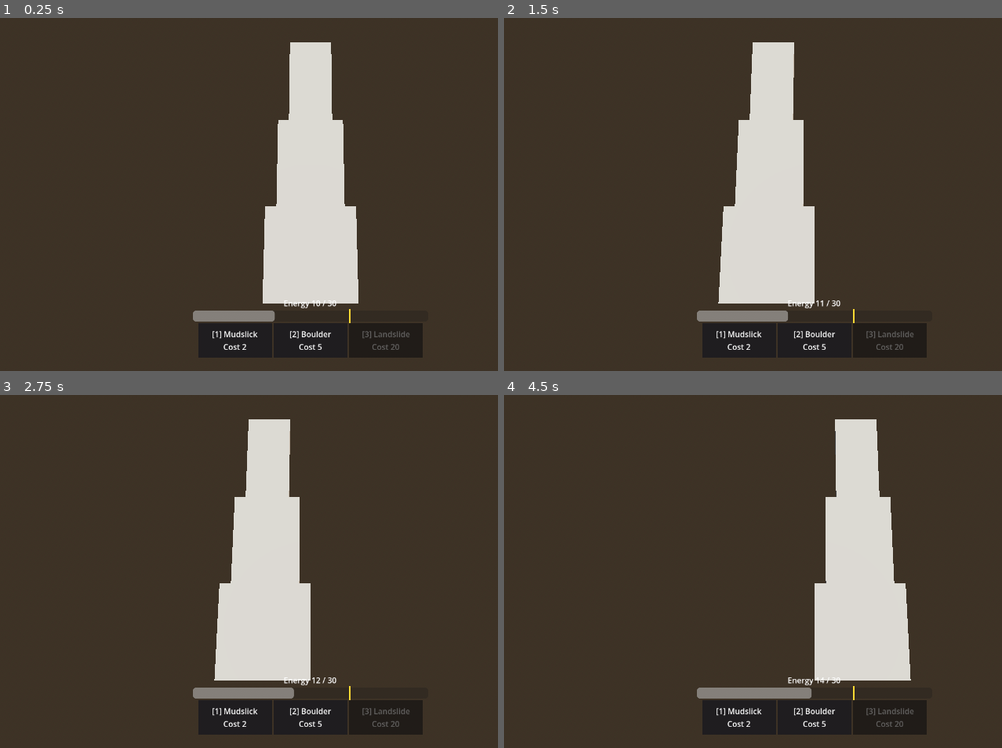
Above: before the commit, frames 1-4 (two rows, left to right).
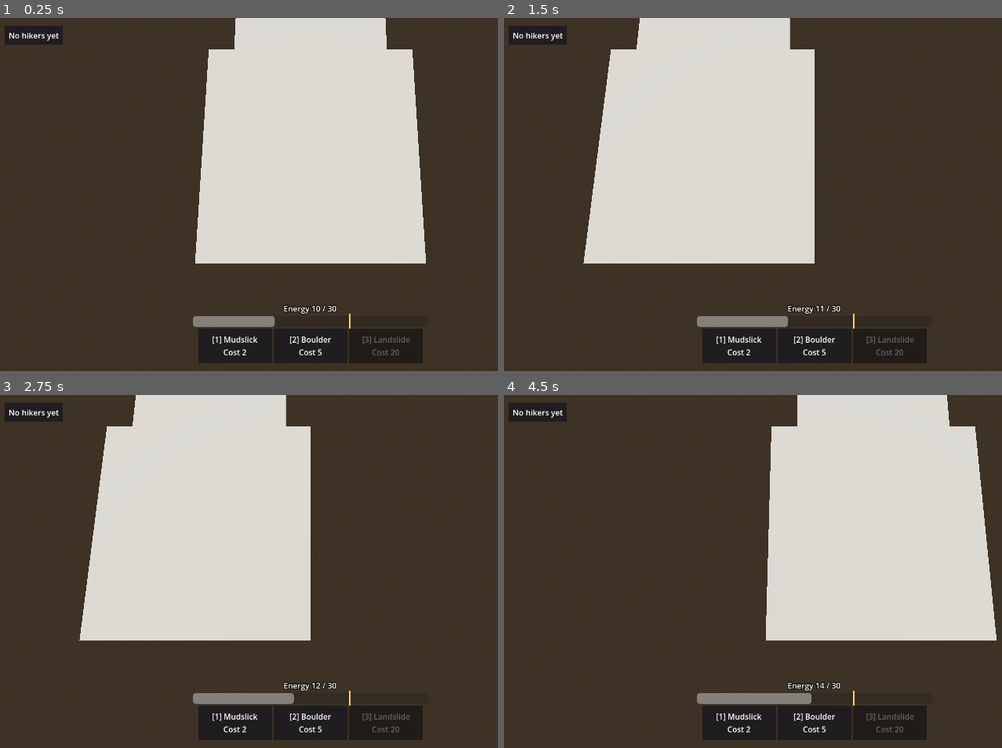
Above: after the commit, the same moments.

Repository: xxycoc/Rocks-Fall-We-All-Die
Game: Godot game, scene res://scenes/test_mountain.tscn
Two runs of this game, one before a commit and one after it. Both use one fixed random seed, a clock stepped at 60 frames per second and the inputs below. This scene is started directly instead of the project's main scene.
Inputs (mouse positions are in pixels of both pictures, inside the frame that each line leads up to):
- Up to frame 1 (0.25 s): no input
- Up to frame 2 (1.5 s): tap Enter (start_round) at 0.5 s; move the mouse to (952, 176) at 0.52 s; hold D (move_right) 0.53-1.25 s; tap E (slide) at 0.6 s; click (952, 176) at 0.67 s; drag from (688, 212) to (782, 265) at 1.27 s
- Up to frame 3 (2.75 s): tap Enter (start_round) at 2 s; move the mouse to (373, 493) at 2.02 s; hold D (move_right) from 2.03 s (still down); hold F (interact) from 2.03 s (still down); click (373, 493) at 2.17 s; tap E (slide) at 2.3 s
- Up to frame 4 (4.5 s): release D (move_right) at 2.75 s; release F (interact) at 2.75 s; tap Enter (start_round) at 2.75, 3.5 s; drag from (782, 642) to (628, 518) at 2.77 s; move the mouse to (outside the picture) at 3.52 s; hold A (move_left) 3.53-4.25 s; hold Enter (start_round) 3.53-4.25 s; click (outside the picture) at 3.67 s; tap E (slide) at 3.8 s; drag from (628, 518) to (718, 483) at 4.27 s

The runs differ from the first frame. In frame 1, 26% of the frame differs, in the area x 0-86%, y 0-98%; in frame 2, 26%; in frame 3, 26%; in frame 4, 26%, in the area x 0-99%, y 0-98%.

Commit message:
Mountain polish: 3D sound hooks, hiker list, icon slots, click feedback, camera start
- Obstacles have 3D sound players that load res://audio/<name> when the artist adds files
- Mountain HUD lists hikers with live HP and state, and loads ability icons from art/icons/
- Ignored clicks say why (cooldown, energy, off the mountain)
- Energy and cooldown reset when a round is restarted mid-round
- Camera starts on the trailhead and takes its pan limits from the Trail

Diff:
--- a/scenes/boulder.tscn
+++ b/scenes/boulder.tscn
@@ -49,5 +49,9 @@
 [node name="Shape" type="CollisionShape3D" parent="HitArea"]
 shape = SubResource("hit_shape")
 
+[node name="Roll" type="AudioStreamPlayer3D" parent="."]
+unit_size = 15.0
+max_distance = 120.0
+
 [node name="MultiplayerSynchronizer" type="MultiplayerSynchronizer" parent="."]
 replication_config = SubResource("sync")
--- a/scenes/landslide.tscn
+++ b/scenes/landslide.tscn
@@ -27,7 +27,9 @@
 transform = Transform3D(1, 0, 0, 0, 1, 0, 0, 0, 1, 0, 1.5, 0)
 mesh = SubResource("warn_mesh")
 
-[node name="Siren" type="AudioStreamPlayer" parent="."]
+[node name="Siren" type="AudioStreamPlayer3D" parent="Warning"]
+unit_size = 40.0
+max_distance = 300.0
 
 [node name="Wave" type="Area3D" parent="."]
 transform = Transform3D(1, 0, 0, 0, 1, 0, 0, 0, 1, 0, 0, -2)
@@ -44,3 +46,5 @@
 mesh = SubResource("block_mesh")
 
 [node name="Rumble" type="AudioStreamPlayer3D" parent="Wave"]
+unit_size = 25.0
+max_distance = 200.0
--- a/scenes/mudslick.tscn
+++ b/scenes/mudslick.tscn
@@ -20,6 +20,10 @@
 monitorable = false
 script = ExtResource("1_mud")
 
+[node name="Splat" type="AudioStreamPlayer3D" parent="."]
+unit_size = 10.0
+max_distance = 80.0
+
 [node name="Shape" type="CollisionShape3D" parent="."]
 transform = Transform3D(1, 0, 0, 0, 1, 0, 0, 0, 1, 0, 0.5, 0)
 shape = SubResource("shape")
--- a/scripts/boulder.gd
+++ b/scripts/boulder.gd
@@ -27,6 +27,7 @@
 
 
 func _ready() -> void:
+	Sfx.play($Roll, "boulder_roll", true)
 	if not is_multiplayer_authority():
 		freeze = true
 		$HitArea.monitoring = false
--- a/scripts/landslide.gd
+++ b/scripts/landslide.gd
@@ -28,7 +28,7 @@
 @onready var _wave: Area3D = $Wave
 @onready var _shape: CollisionShape3D = $Wave/Shape
 @onready var _block_template: MeshInstance3D = $Wave/BlockTemplate
-@onready var _siren: AudioStreamPlayer = $Siren
+@onready var _siren: AudioStreamPlayer3D = $Warning/Siren
 @onready var _rumble: AudioStreamPlayer3D = $Wave/Rumble
 
 
@@ -54,15 +54,13 @@
 	_warning.scale.x = width
 	_wave.hide()
 	_wave.monitoring = false
-	if _siren.stream:
-		_siren.play()
+	Sfx.play(_siren, "landslide_siren")
 
 	await get_tree().create_timer(WARNING_TIME).timeout
 	_warning.hide()
 	_spawn_blocks(_place(_wave))
 	_wave.show()
-	if _rumble.stream:
-		_rumble.play()
+	Sfx.play(_rumble, "landslide_rumble", true)
 	_running = true
 	if is_multiplayer_authority():
 		_wave.monitoring = true
--- a/scripts/mountain_camera.gd
+++ b/scripts/mountain_camera.gd
@@ -10,10 +10,16 @@
 @export var min_distance := 20.0
 @export var max_distance := 140.0
 ## Map bounds on the ground plane (x, z) that `focus` is clamped to.
+## Replaced by the Trail's extent (plus `bounds_margin`) when the level has a Trail.
 @export var bounds_min := Vector2(-20.0, -113.0)
 @export var bounds_max := Vector2(20.0, 0.0)
+@export var bounds_margin := 20.0
 ## Height the camera looks at; mid-slope keeps the whole mountain framed.
 @export var focus_height := 21.0
+## Starting view: this far up the trail (0 = bottom, 1 = peak), from `start_distance`,
+## so the hikers at the trailhead are big enough to see.
+@export var start_trail_fraction := 0.1
+@export var start_distance := 55.0
 
 var focus := Vector3(0.0, 21.0, -40.0)
 var distance := 130.0
@@ -23,6 +29,16 @@
 func _ready() -> void:
 	rotation_degrees = Vector3(pitch_degrees, 0.0, 0.0)
 	focus.y = focus_height
+	var trail := Trail.find(get_tree())
+	if trail:
+		var points := trail.curve.get_baked_points()
+		var area := AABB(trail.to_global(points[0]), Vector3.ZERO)
+		for p in points:
+			area = area.expand(trail.to_global(p))
+		bounds_min = Vector2(area.position.x, area.position.z) - Vector2.ONE * bounds_margin
+		bounds_max = Vector2(area.end.x, area.end.z) + Vector2.ONE * bounds_margin
+		focus = trail.point_at(trail.length() * start_trail_fraction)
+		distance = start_distance
 	_apply()
 
 
--- a/scripts/mountain_controller.gd
+++ b/scripts/mountain_controller.gd
@@ -8,6 +8,7 @@
 signal ability_selected(index: int)  # -1 = none
 signal cooldown_changed(time_left: float)
 signal ability_used(index: int, point: Vector3)
+signal ability_failed(reason: String)  # shown briefly on the HUD
 
 const MAX_ENERGY := 30.0
 const START_ENERGY := 10.0
@@ -29,6 +30,7 @@
 var selected := -1
 var _ghosts: Array[MeshInstance3D] = []
 var _was_active := false
+var _last_time_left := 0.0
 
 
 func _ready() -> void:
@@ -44,7 +46,11 @@
 
 func _process(delta: float) -> void:
 	var active := round_active()
-	if active != _was_active:
+	# GameManager has no round-start signal. A restart mid-round (Enter) keeps
+	# round_running true but refills the timer, so a jump in time_left is a new round too.
+	var restarted := active and GameManager.time_left > _last_time_left + 1.0
+	_last_time_left = GameManager.time_left
+	if active != _was_active or restarted:
 		_was_active = active
 		# Every round starts from the same energy, however long the lobby took.
 		energy = START_ENERGY
@@ -74,7 +80,9 @@
 			select(-1)
 		elif mb.button_index == MOUSE_BUTTON_LEFT and selected >= 0:
 			var hit := raycast_terrain(mb.position)
-			if not hit.is_empty():
+			if hit.is_empty():
+				ability_failed.emit("Click on the mountain")
+			else:
 				use_ability(selected, hit.position, hit.normal)
 			get_viewport().set_input_as_handled()
 
@@ -91,6 +99,14 @@
 
 func can_use(cost: int) -> bool:
 	return round_active() and cooldown_left <= 0.0 and energy >= cost
+
+
+func _why_not(cost: int) -> String:
+	if not round_active():
+		return "Waiting for the round"
+	if cooldown_left > 0.0:
+		return "Cooling down %.1fs" % cooldown_left
+	return "Need %d energy" % cost
 
 
 func spend(cost: int) -> bool:
@@ -112,8 +128,10 @@
 	var trail := Trail.find(get_tree())
 	if index == 2 and trail == null:
 		push_warning("Landslide needs a Trail in the level.")
+		ability_failed.emit("No trail in this level")
 		return false
 	if not spend(ability.cost):
+		ability_failed.emit(_why_not(ability.cost))
 		return false
 	var data := {"type": index, "pos": point, "normal": normal}
 	if index == 2:
--- a/scripts/mountain_hud.gd
+++ b/scripts/mountain_hud.gd
@@ -1,6 +1,17 @@
 class_name MountainHUD
 extends CanvasLayer
-## Energy bar (with a mark at the Landslide cost) and the three ability slots.
+## Energy bar (with a mark at the Landslide cost), the three ability slots and
+## a live list of hikers. Ability icons load from res://art/icons/<ability>.png
+## (mudslick.png, boulder.png, landslide.png) when the artist adds them.
+
+const ICON_PATH := "res://art/icons/%s.png"
+const STATE_COLORS := {
+	"alive": Color.WHITE,
+	"unconscious": Color(1.0, 0.6, 0.2),
+	"eliminated": Color(0.5, 0.5, 0.5),
+	"extracted": Color(0.4, 1.0, 0.5),
+}
+const LIST_REFRESH := 0.25
 
 @export var controller: MountainController
 
@@ -8,6 +19,10 @@
 var _slot_labels: Array[Label] = []
 var _style_normal := StyleBoxFlat.new()
 var _style_selected: StyleBoxFlat
+var _hiker_list: VBoxContainer
+var _message: Label
+var _message_tween: Tween
+var _list_timer := 0.0
 
 @onready var _bar: ProgressBar = %EnergyBar
 @onready var _mark: ColorRect = %Mark
@@ -31,10 +46,22 @@
 		var slot := PanelContainer.new()
 		slot.custom_minimum_size = Vector2(150, 70)
 		slot.mouse_filter = Control.MOUSE_FILTER_IGNORE
+		var box := HBoxContainer.new()
+		box.mouse_filter = Control.MOUSE_FILTER_IGNORE
+		slot.add_child(box)
+		var icon_path := ICON_PATH % String(MountainController.ABILITIES[i].name).to_lower()
+		if ResourceLoader.exists(icon_path):
+			var icon := TextureRect.new()
+			icon.texture = load(icon_path)
+			icon.custom_minimum_size = Vector2(48, 48)
+			icon.expand_mode = TextureRect.EXPAND_IGNORE_SIZE
+			icon.stretch_mode = TextureRect.STRETCH_KEEP_ASPECT_CENTERED
+			box.add_child(icon)
 		var label := Label.new()
 		label.horizontal_alignment = HORIZONTAL_ALIGNMENT_CENTER
 		label.vertical_alignment = VERTICAL_ALIGNMENT_CENTER
-		slot.add_child(label)
+		label.size_flags_horizontal = Control.SIZE_EXPAND_FILL
+		box.add_child(label)
 		_slots_box.add_child(slot)
 		_slots.append(slot)
 		_slot_labels.append(label)
@@ -43,7 +70,74 @@
 		controller.energy_changed.connect(_refresh.unbind(1))
 		controller.cooldown_changed.connect(_refresh.unbind(1))
 		controller.ability_selected.connect(_refresh.unbind(1))
+		controller.ability_failed.connect(_flash)
 	_refresh()
+	_build_hiker_list()
+	_message = Label.new()
+	_message.horizontal_alignment = HORIZONTAL_ALIGNMENT_CENTER
+	_message.add_theme_color_override("font_color", Color(1.0, 0.45, 0.35))
+	_message.mouse_filter = Control.MOUSE_FILTER_IGNORE
+	_message.modulate.a = 0.0
+	# Dark outlines keep the text readable over light terrain.
+	for label: Label in [_message, _energy_label]:
+		label.add_theme_constant_override("outline_size", 6)
+		label.add_theme_color_override("font_outline_color", Color(0, 0, 0, 0.85))
+	$Root.add_child(_message)
+	$Root.move_child(_message, 0)
+
+
+## Says briefly why a click did nothing.
+func _flash(text: String) -> void:
+	_message.text = text
+	_message.modulate.a = 1.0
+	if _message_tween:
+		_message_tween.kill()
+	_message_tween = create_tween()
+	_message_tween.tween_interval(0.8)
+	_message_tween.tween_property(_message, "modulate:a", 0.0, 0.4)
+
+
+func _process(delta: float) -> void:
+	_list_timer -= delta
+	if _list_timer <= 0.0:
+		_list_timer = LIST_REFRESH
+		_refresh_hiker_list()
+
+
+func _build_hiker_list() -> void:
+	var panel := PanelContainer.new()
+	panel.add_theme_stylebox_override("panel", _style_normal)
+	panel.position = Vector2(16, 16)
+	panel.mouse_filter = Control.MOUSE_FILTER_IGNORE
+	_hiker_list = VBoxContainer.new()
+	_hiker_list.mouse_filter = Control.MOUSE_FILTER_IGNORE
+	panel.add_child(_hiker_list)
+	add_child(panel)
+
+
+## One row per hiker: name, HP bar and state. hp and state are synced by P1's hiker.
+func _refresh_hiker_list() -> void:
+	var hikers := get_tree().get_nodes_in_group("hikers")
+	hikers.sort_custom(func(a, b): return a.name.to_int() > b.name.to_int())  # players first, then dummies
+	while _hiker_list.get_child_count() < hikers.size() + 1:
+		var row := Label.new()
+		row.mouse_filter = Control.MOUSE_FILTER_IGNORE
+		_hiker_list.add_child(row)
+	while _hiker_list.get_child_count() > hikers.size() + 1:
+		var last := _hiker_list.get_child(-1)
+		_hiker_list.remove_child(last)
+		last.queue_free()
+	var title: Label = _hiker_list.get_child(0)
+	title.text = "Hikers" if hikers.size() > 0 else "No hikers yet"
+	for i in hikers.size():
+		var hiker: Node = hikers[i]
+		var row: Label = _hiker_list.get_child(i + 1)
+		var id := hiker.name.to_int()
+		var who := ("Dummy %d" % -id) if id < 0 else ("Hiker %d" % (i + 1))
+		var hp: int = hiker.hp
+		var bar := "■".repeat(ceili(hp / 10.0)) + "□".repeat(10 - ceili(hp / 10.0))
+		row.text = "%s  %s %3d  %s" % [who, bar, hp, hiker.state]
+		row.add_theme_color_override("font_color", STATE_COLORS.get(hiker.state, Color.WHITE))
 
 
 func _refresh() -> void:
--- a/scripts/mudslick.gd
+++ b/scripts/mudslick.gd
@@ -14,6 +14,7 @@
 
 
 func _ready() -> void:
+	Sfx.play($Splat, "mud_splat")
 	body_entered.connect(_on_body_entered)
 	body_exited.connect(_on_body_exited)
 	if is_multiplayer_authority():
--- /dev/null
+++ b/scripts/sfx.gd
@@ -0,0 +1,29 @@
+class_name Sfx
+## Obstacle sounds (P2). Drop a sound into res://audio/ with one of these names
+## (.ogg, .wav or .mp3) and the obstacle plays it, positioned in 3D so hikers can
+## hear where it comes from. Missing files are skipped silently.
+##   boulder_roll     loops while a boulder rolls
+##   landslide_siren  the 2 s warning
+##   landslide_rumble loops while the wave moves
+##   mud_splat        when a mud patch lands
+## Remember to add every sound to CREDITS.md.
+
+const DIR := "res://audio/"
+const EXTENSIONS: Array[String] = ["ogg", "wav", "mp3"]
+
+
+## Plays `sound_name` on `player` if the file exists. Returns true if it played.
+## `loop` restarts it when it ends, whatever the file's import settings say.
+static func play(player: AudioStreamPlayer3D, sound_name: String, loop := false) -> bool:
+	if player.stream == null:
+		for ext in EXTENSIONS:
+			var path := "%s%s.%s" % [DIR, sound_name, ext]
+			if ResourceLoader.exists(path):
+				player.stream = load(path)
+				break
+	if player.stream == null:
+		return false
+	if loop and not player.finished.is_connected(player.play):
+		player.finished.connect(player.play)
+	player.play()
+	return true
Not shown, added: scripts/sfx.gd.uid
